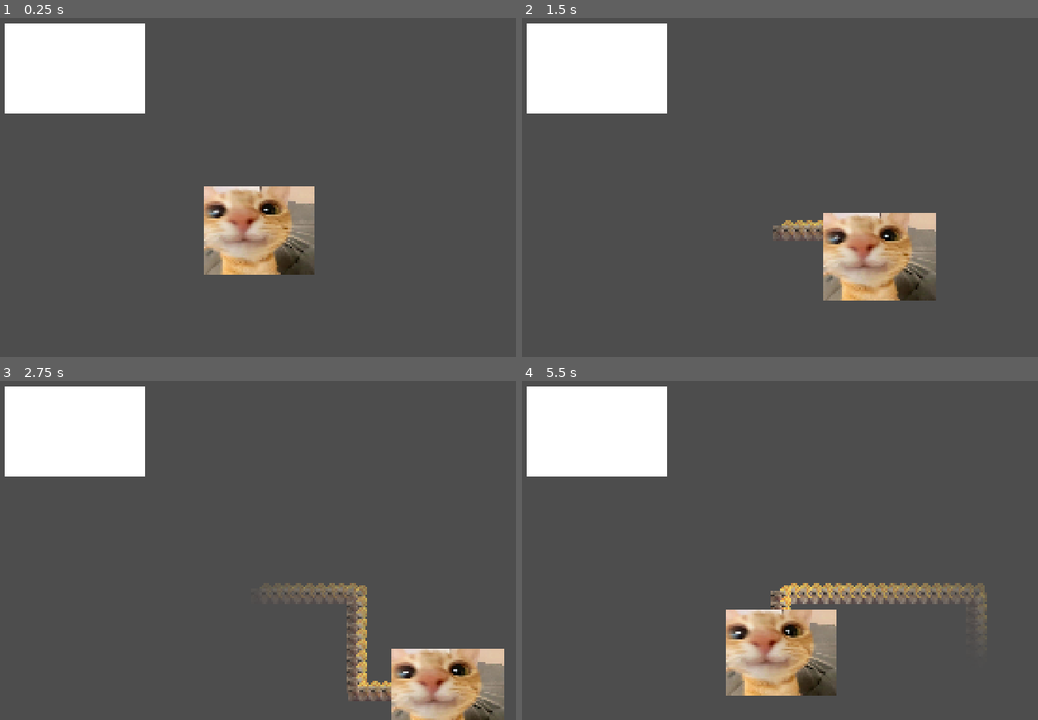
Above: before the commit, frames 1-4 (two rows, left to right).
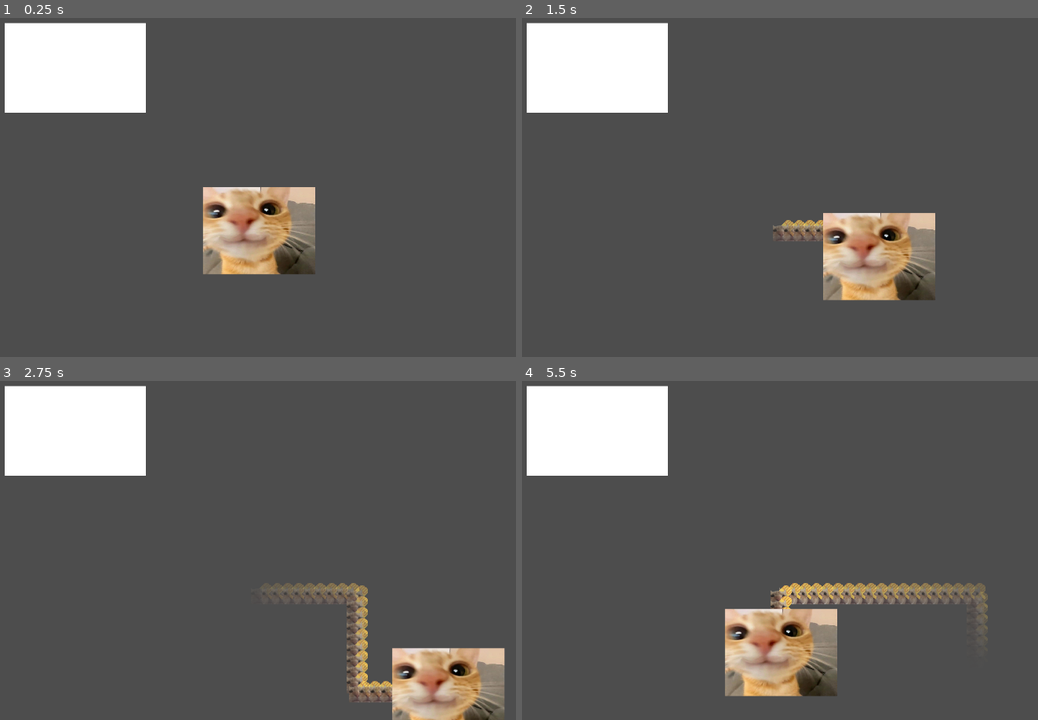
Above: after the commit, the same moments.

Repository: kinghos/GMTK-Game-Jam-2026
Game: Godot game, scene res://scenes/test.tscn
Two runs of this game, one before a commit and one after it. Both use one fixed random seed, a clock stepped at 60 frames per second and the inputs below.
Inputs:
- Up to frame 1 (0.25 s): no input
- Up to frame 2 (1.5 s): tap Enter at 0.5 s; hold D (Right) 0.53-1.28 s; hold S (Down) from 1.28 s (still down)
- Up to frame 3 (2.75 s): release S (Down) at 2.03 s; hold D (Right) from 2.03 s (still down)
- Up to frame 4 (5.5 s): release D (Right) at 2.78 s; hold W (Up) 2.78-3.53 s; hold A (Left) 3.53-5.03 s; hold S (Down) from 5.03 s (still down)

The runs differ from the first frame. In frame 1, 0.6% of the frame differs, in the area x 0-62%, y 1-76%; in frame 2, 0.6%; in frame 3, 0.8%; in frame 4, 1.1%, in the area x 0-91%, y 1-94%.

Commit message:
Project settings

Diff:
--- a/project.godot
+++ b/project.godot
@@ -19,7 +19,8 @@
 
 window/size/viewport_width=1920
 window/size/viewport_height=1080
-window/stretch/mode="canvas_items"
+window/size/borderless=true
+window/stretch/mode="viewport"
 window/stretch/aspect="expand"
 
 [input]
@@ -55,4 +56,7 @@
 
 [rendering]
 
+textures/canvas_textures/default_texture_filter=0
 rendering_device/driver.windows="d3d12"
+2d/snap/snap_2d_transforms_to_pixel=true
+2d/snap/snap_2d_vertices_to_pixel=true
